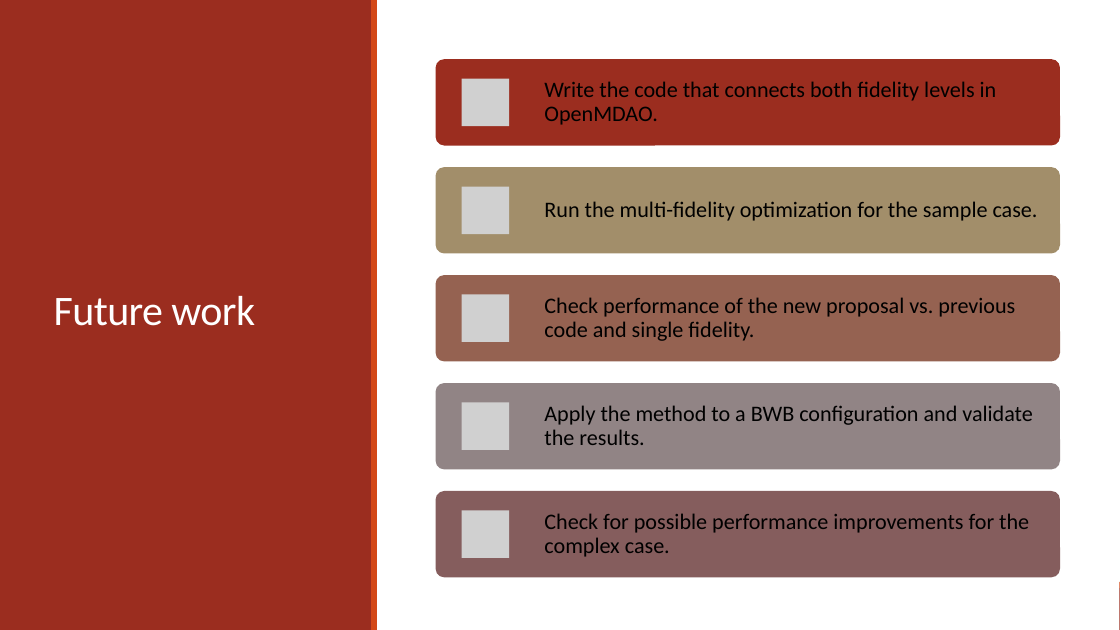
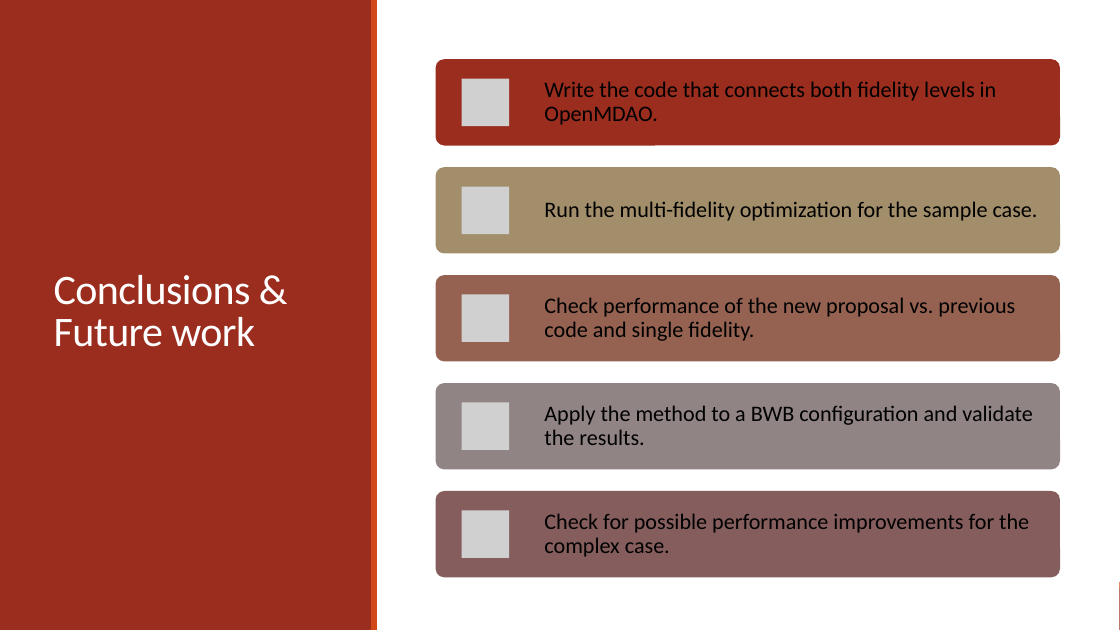
Before and after one commit to mid2SUPAERO/Multifidelity_Aeroelastic_Optmization_BWB, a slide deck: slide 23 of S2 Project Report/1st Project Report Presentation.pptx. Drawn at 1120x630 pixels with LibreOffice and Linux fonts; fonts in the diff are those of the drawing; grey boxes stand for pictures. Boxes give left, top, right and bottom in pixels: in the first picture for what was removed or moved away, otherwise in the second. Text is boxed around its words. In the diff, an @@ line names an element or a change of style, - is before the commit and + after.

```diff
--- a/S2 Project Report/1st Project Report Presentation.pptx
+++ b/S2 Project Report/1st Project Report Presentation.pptx
@@ title at bbox=[54, 275, 255, 347]: text changed @@
-Future work
+Conclusions & Future work
```
Also in this commit, not shown: 12 other files.
